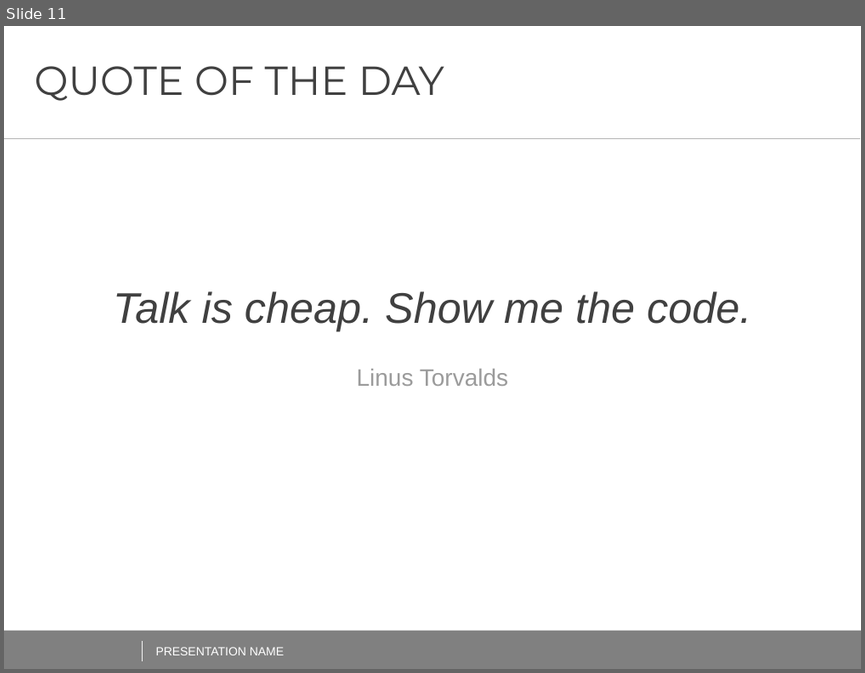
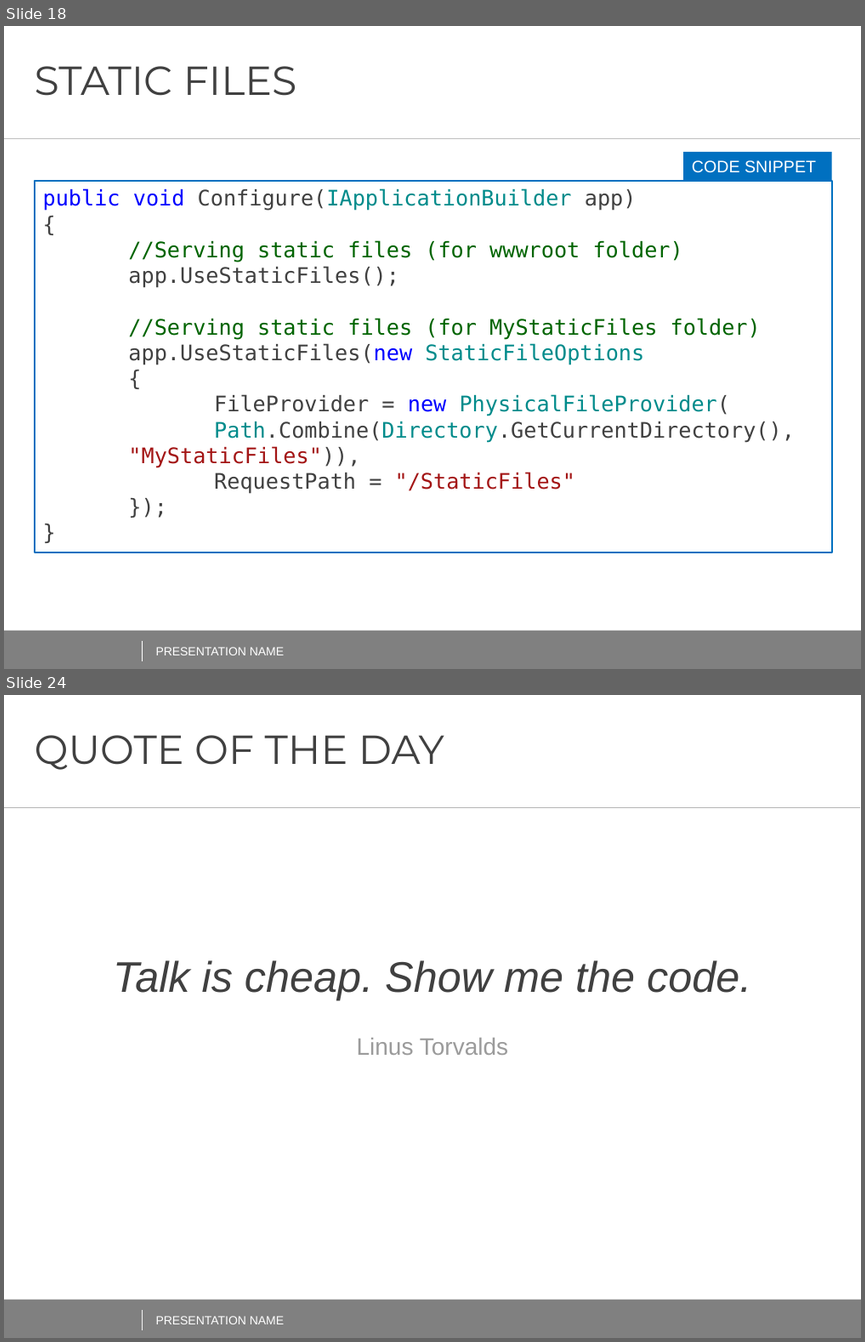
Before and after one commit to AndreiShenets/ASP.NET-Lectures, a slide deck: docs/ASP.NET CORE - iTechArt 2018.pptx. Shown one above the other, each under a label of ours: slide 11 before the commit, slides 18 and 24 after it; the slides between them are not shown. The pictures are 865x673 and 865x1342 pixels, drawn with LibreOffice and Linux fonts; fonts in the diff are those of the drawing; background and template pictures are left out. Boxes give left, top, right and bottom in pixels: in the first picture for what was removed or moved away, otherwise in the second. Text is boxed around its words. In the diff, an @@ line names an element or a change of style, - is before the commit and + after.

```diff
--- a/docs/ASP.NET CORE - iTechArt 2018.pptx
+++ b/docs/ASP.NET CORE - iTechArt 2018.pptx
@@ slide 18 added at [4,26,861,669], background #FFFFFF; not listed: 2 template elements that a slide beside it also shows @@
@@ title added at [35,66,297,96], 34 pt, text #404040 @@
+STATIC FILES
@@ line added from (4, 138) to (860, 138), #BFBFBF 0.5 pt @@
@@ rectangle added at [683,152,832,181], fill #0070C0, 14 pt, text #FFFFFF @@
+CODE SNIPPET
@@ rectangle added at [34,180,831,552], fill #FFFFFF, outline #0070C0 1.5 pt, 18 pt, text #404040 @@
+public void Configure(IApplicationBuilder app)
+{
+//Serving static files (for wwwroot folder)
+app.UseStaticFiles();
+//Serving static files (for MyStaticFiles folder)
+app.UseStaticFiles(new StaticFileOptions
+{
+FileProvider = new PhysicalFileProvider(
+Path.Combine(Directory.GetCurrentDirectory(), "MyStaticFiles")),
+RequestPath = "/StaticFiles"
+});
+}
@@ line added from (142, 641) to (142, 661), #FFFFFF 0.5 pt @@
@@ text added at [156,646,284,655], 10 pt, text #FFFFFF @@
+PRESENTATION NAME
@@ what was slide 11 is now slide 24 @@
```
Also in this commit, not shown: 1 slide changed, 12 other slides added.
